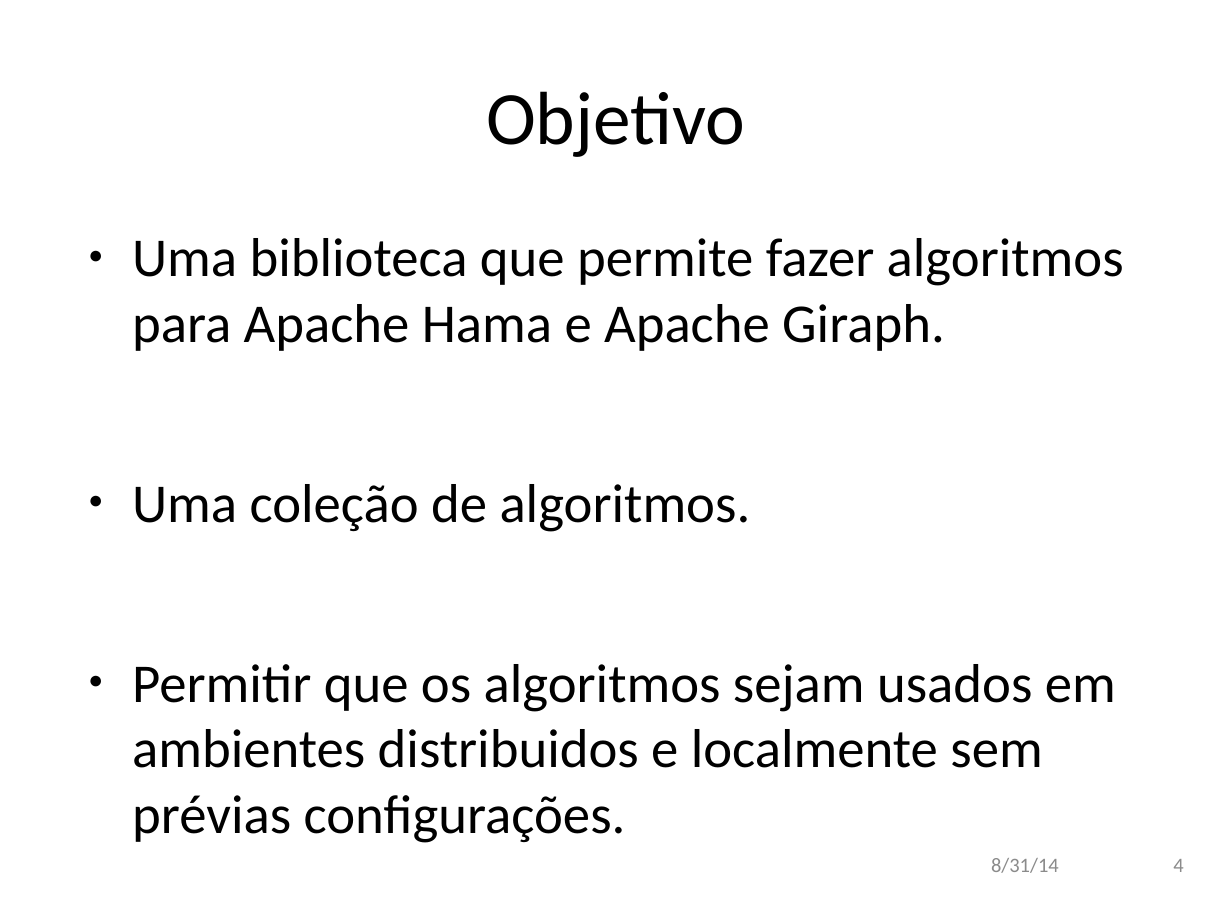
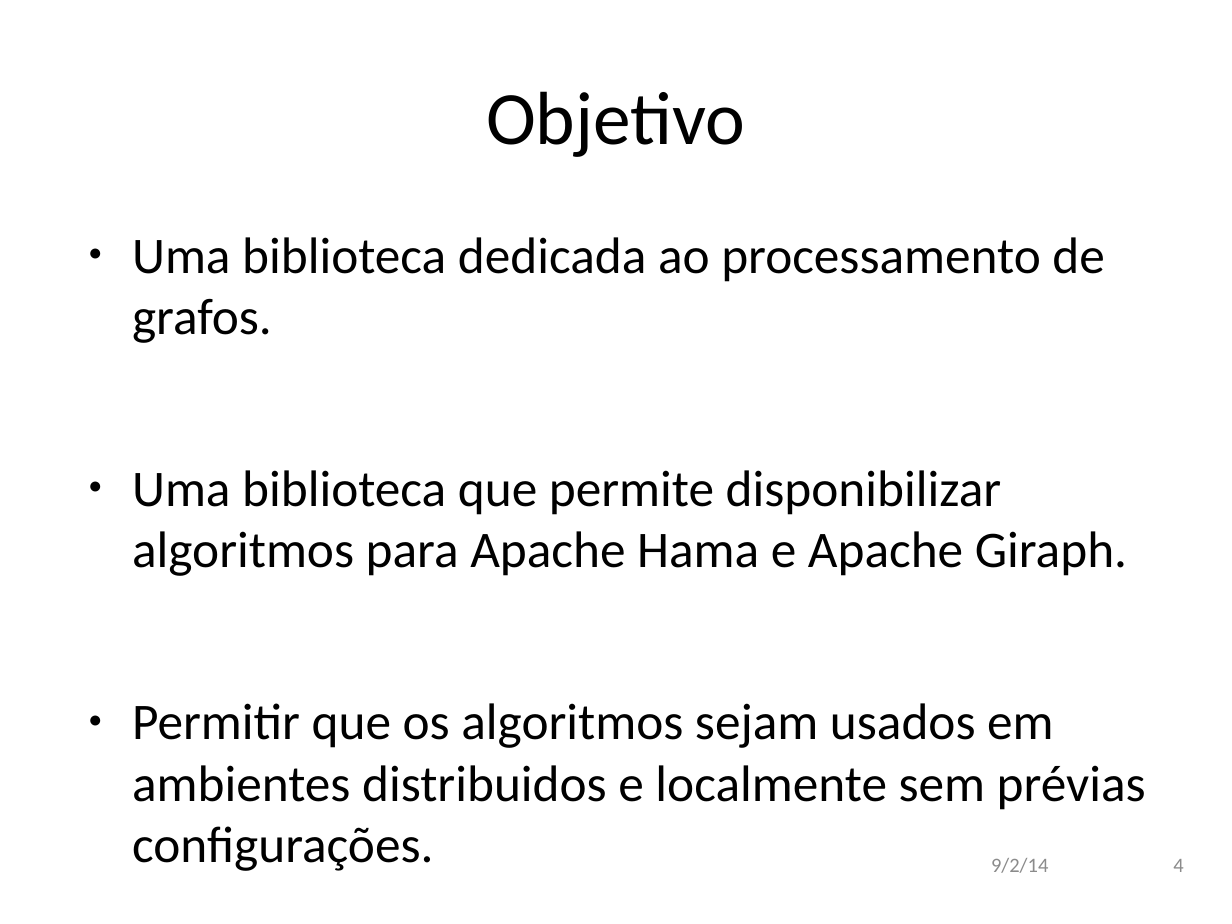
Before and after one commit to andremota/Distributed-Graph-Processing, a slide deck: slide 4 of docs/apresentação/apres_isel_format.odp. Drawn at 1232x924 pixels with LibreOffice and Linux fonts; fonts in the diff are those of the drawing; background and template pictures are left out. Boxes give left, top, right and bottom in pixels: in the first picture for what was removed or moved away, otherwise in the second. Text is boxed around its words. In the diff, an @@ line names an element or a change of style, - is before the commit and + after.

```diff
--- a/docs/apresentação/apres_isel_format.odp
+++ b/docs/apresentação/apres_isel_format.odp
@@ text at box(132, 237, 1127, 576): text changed; size 32 to 30 pt @@
-● Uma biblioteca que permite fazer algoritmos para Apache Hama e Apache Giraph.
-● Uma coleção de algoritmos.
+● Uma biblioteca dedicada ao processamento de grafos.
+● Uma biblioteca que permite disponibilizar algoritmos para Apache Hama e Apache Giraph.
@@ text at box(132, 703, 1146, 810): size 32 to 30 pt in "Permitir que os algoritmos sejam usados em ..." @@
@@ text at box(991, 858, 1048, 873): text changed @@
-8/31/14
+9/2/14
```
Also in this commit, not shown: 17 other slides changed.
